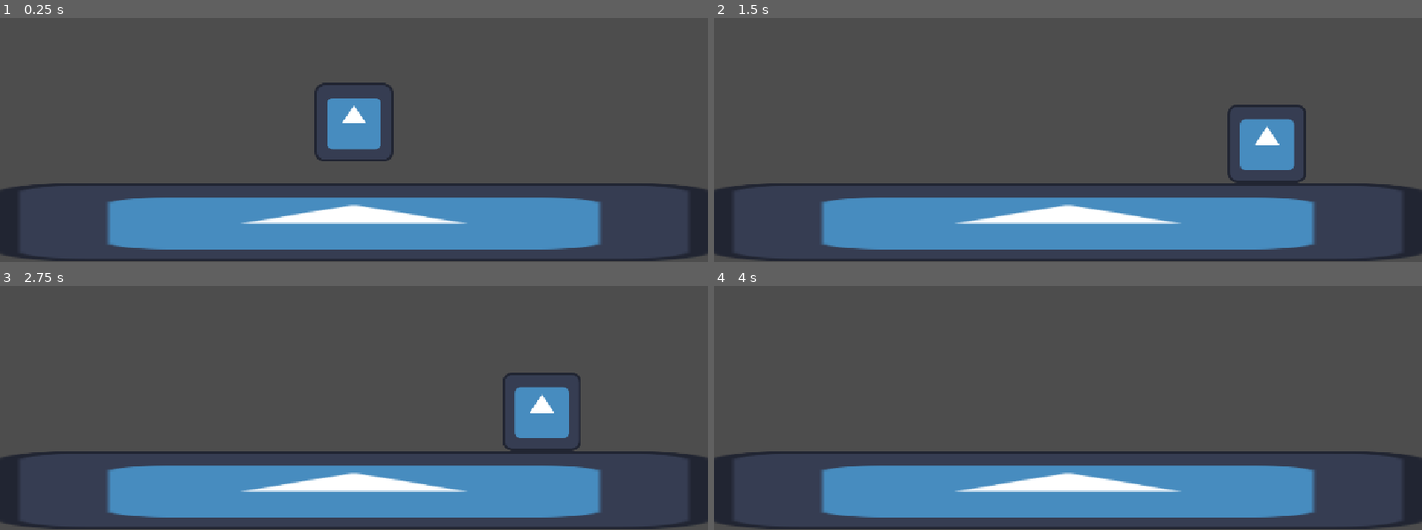
Above: before the commit, frames 1-4 (two rows, left to right).
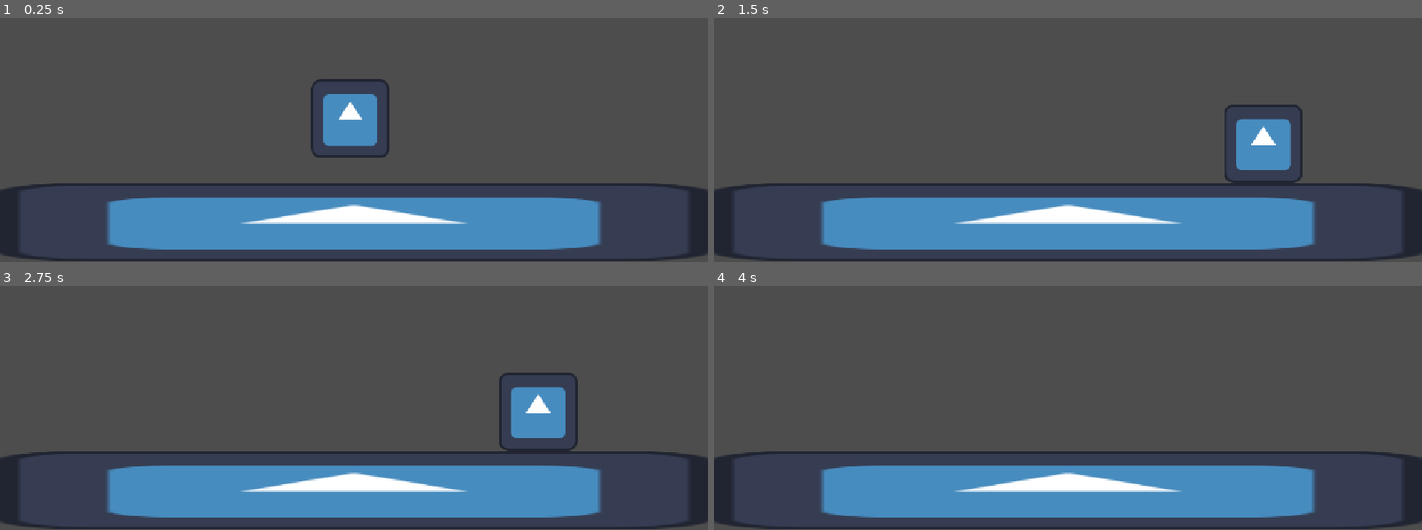
Above: after the commit, the same moments.

Repository: itaytea/gamejamfall
Game: Godot game, scene res://Scenes/test.tscn
The game is run twice, just before and just after one commit, with the same random seed, the same clock (stepped at 60 frames per second) and the same inputs. The engine's default icon, where the game draws it, is replaced by a stand-in: a white triangle on a blue panel in a dark square.
Inputs:
- Up to frame 1 (0.25 s): no input
- Up to frame 2 (1.5 s): hold Right (move_right) from 0.53 s (still down); tap W (jump) at 0.77 s
- Up to frame 3 (2.75 s): tap W (jump) at 1.52 s; release Right (move_right) at 2.03 s; hold Left (move_left) from 2.03 s (still down)
- Up to frame 4 (4 s): release Left (move_left) at 2.78 s; hold Right (move_right) from 2.78 s (still down); tap W (jump) at 3.02, 3.77 s

The runs differ from the first frame. In frame 1, 1.5% of the frame differs, in the area x 43-56%, y 25-59%; in frame 2, 0.8%; in frame 3, 0.8%; in frame 4, nothing differs.

Commit message:
Update test.tscn

Diff:
--- a/gamejamfall/Scenes/test.tscn
+++ b/gamejamfall/Scenes/test.tscn
@@ -9,7 +9,7 @@
 [sub_resource type="RectangleShape2D" id="RectangleShape2D_5oalh"]
 size = Vector2(128, 128)
 
-[node name="Node2D" type="Node2D" unique_id=1985622800]
+[node name="Test Scene" type="Node2D" unique_id=1985622800]
 
 [node name="Camera2D" type="Camera2D" parent="." unique_id=1052130445]
 position = Vector2(-8, -10)
@@ -25,7 +25,7 @@
 shape = SubResource("RectangleShape2D_6onfq")
 
 [node name="Player" type="CharacterBody2D" parent="." unique_id=1410585149]
-position = Vector2(-8, -10)
+position = Vector2(-14, -16)
 script = ExtResource("1_8od7v")
 
 [node name="Sprite2D" type="Sprite2D" parent="Player" unique_id=2119333423]
